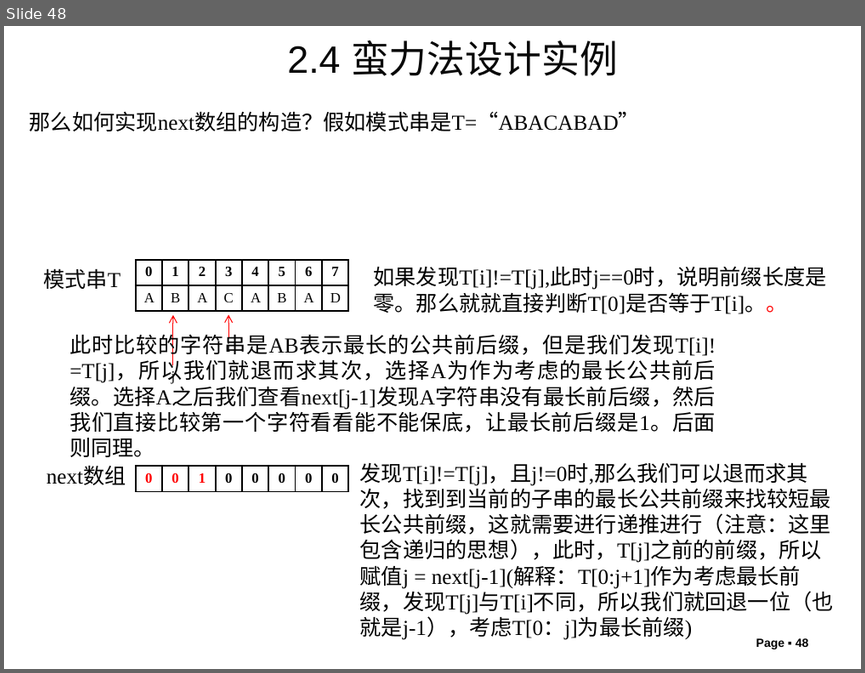
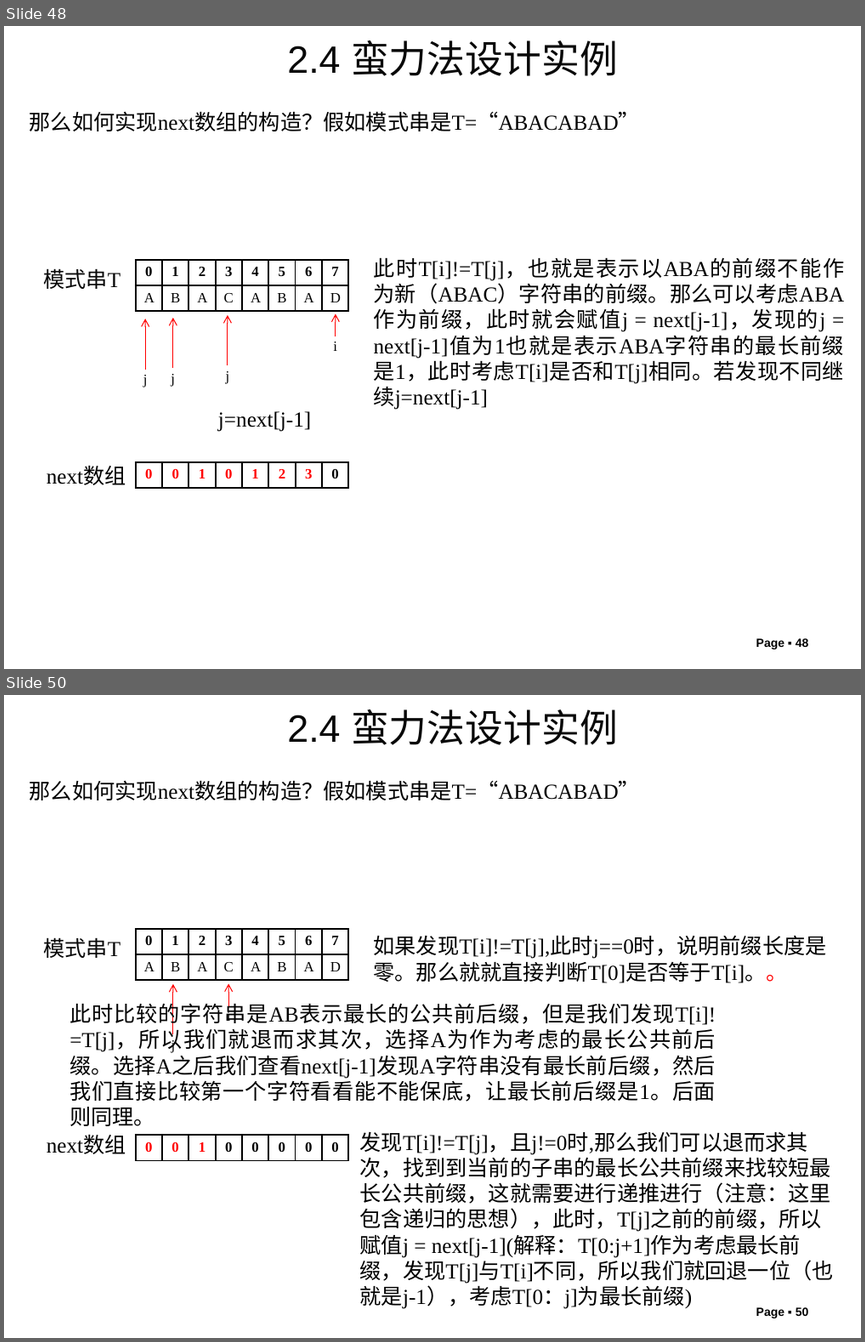
Before and after one commit to liutongling/DP, a slide deck: file/第2章 蛮力法.pptx. Shown one above the other, each under a label of ours: slide 48 before the commit, slides 48 and 50 after it; the slides between them are not shown. The pictures are 865x673 and 865x1342 pixels, drawn with LibreOffice and Linux fonts; fonts in the diff are those of the drawing; background and template pictures are left out. Boxes give left, top, right and bottom in pixels: in the first picture for what was removed or moved away, otherwise in the second. Text is boxed around its words. In the diff, an @@ line names an element or a change of style, - is before the commit and + after.

Commit message:
晚上第二章内容，添加模式串匹配的暴力算法

```diff
--- a/file/第2章 蛮力法.pptx
+++ b/file/第2章 蛮力法.pptx
@@ slide 48 added at (4,26,861,669), background #FFFFFF @@
@@ text added at (287,40,618,76), 32 pt, text #080808 @@
+2.4 蛮力法设计实例
@@ text added at (30,111,640,131), 18 pt, text #000000 @@
+那么如何实现next数组的构造？假如模式串是T=“ABACABAD”
@@ text added at (43,268,120,289), 18 pt, text #080808 @@
+模式串T
@@ table added at (135,260,347,312), 2 rows, 8 columns @@
+0 | 1 | 2 | 3 | 4 | 5 | 6 | 7
+A | B | A | C | A | B | A | D
@@ text added at (374,257,845,409), 18 pt, text #000000 @@
+此时T[i]!=T[j]，也就是表示以ABA的前缀不能作为新（ABAC）字符串的前缀。那么可以考虑ABA作为前缀，此时就会赋值j = next[j-1]，发现的j = next[j-1]值为1也就是表示ABA字符串的最长前缀是1，此时考虑T[i]是否和T[j]相同。若发现不同继续j=next[j-1]
@@ arrow added from (145, 369) to (145, 318), #FF0000 0.75 pt @@
@@ arrow added from (173, 368) to (173, 318), #FF0000 0.75 pt @@
@@ arrow added from (228, 365) to (228, 315), #FF0000 0.75 pt @@
@@ arrow added from (336, 336) to (336, 314), #FF0000 0.75 pt @@
@@ text added at (333,341,337,351), 12 pt, text #000000 @@
+i
@@ text added at (143,374,148,387), 12 pt, text #000000 @@
+j
@@ text added at (171,374,175,386), 12 pt, text #000000 @@
+j
@@ text added at (226,371,230,384), 12 pt, text #000000 @@
+j
@@ text added at (218,411,311,431), 18 pt, text #000000 @@
+j=next[j-1]
@@ text added at (46,466,126,485), 18 pt, text #000000 @@
+next数组
@@ table added at (136,462,348,514), 1 rows, 8 columns @@
+0 | 0 | 1 | 0 | 1 | 2 | 3 | 0
@@ page number added at (756,638,809,649), 10 pt, text #000000, bold @@
+Page ▪ 48
@@ what was slide 48 is now slide 50 @@
@@ page number at (756,1307,809,1318): text changed @@
-Page ▪ 48
+Page ▪ 50
```
Also in this commit, not shown: 3 slides changed, 1 other slide added, 2 other files.
